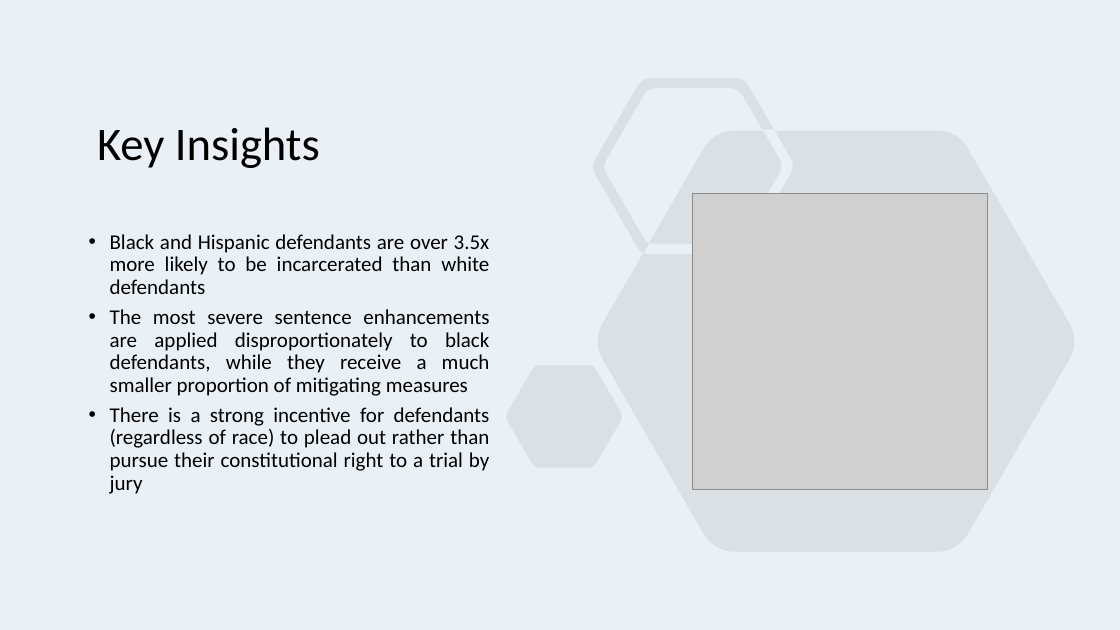
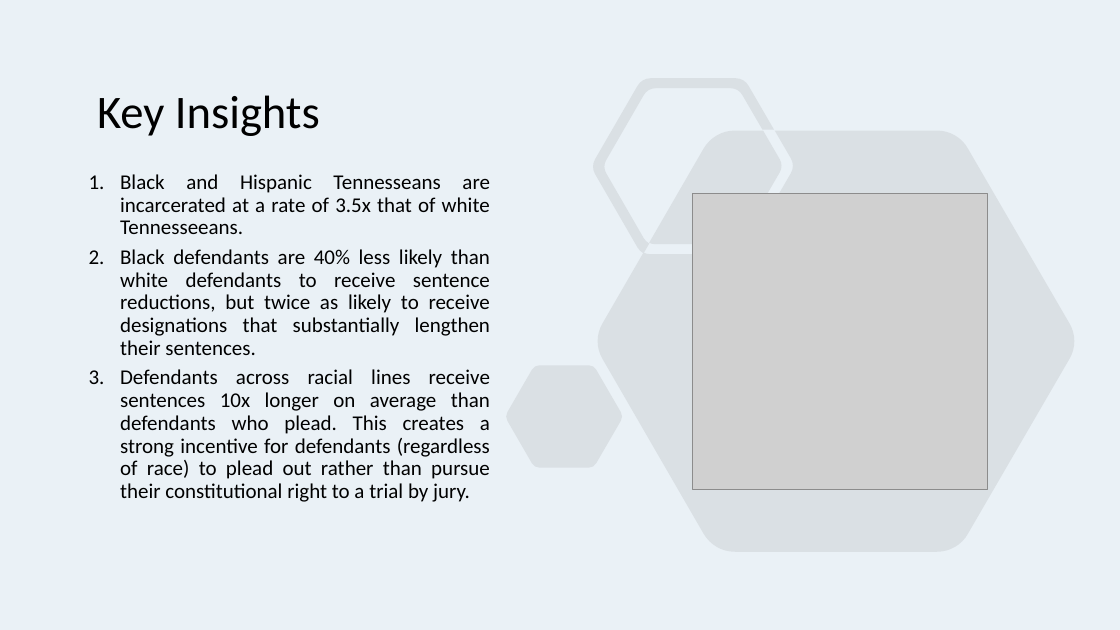
Before and after one commit to jenwhitson/sentencing_project, a slide deck: slide 18 of Presentation.pptx (slide 19 before the commit). Drawn at 1120x630 pixels with LibreOffice and Linux fonts; fonts in the diff are those of the drawing; grey boxes stand for pictures. Boxes give left, top, right and bottom in pixels: in the first picture for what was removed or moved away, otherwise in the second. Text is boxed around its words. In the diff, an @@ line names an element or a change of style, - is before the commit and + after.

```diff
--- a/Presentation.pptx
+++ b/Presentation.pptx
@@ title "Key Insights" moved from (x1=97, y1=127, x2=320, y2=168) to (x1=97, y1=95, x2=320, y2=136) @@
@@ text at (x1=120, y1=174, x2=490, y2=502): text changed @@
-• Black and Hispanic defendants are over 3.5x more likely to be incarcerated than white defendants
-• The most severe sentence enhancements are applied disproportionately to black defendants, while they receive a much smaller proportion of mitigating measures
-• There is a strong incentive for defendants (regardless of race) to plead out rather than pursue their constitutional right to a trial by jury
+1. Black and Hispanic Tennesseans are incarcerated at a rate of 3.5x that of white Tennesseeans.
+2. Black defendants are 40% less likely than white defendants to receive sentence reductions, but twice as likely to receive designations that substantially lengthen their sentences.
+3. Defendants across racial lines receive sentences 10x longer on average than defendants who plead. This creates a strong incentive for defendants (regardless of race) to plead out rather than pursue their constitutional right to a trial by jury.
```
Also in this commit, not shown: 1 slide removed, 2 other files.
